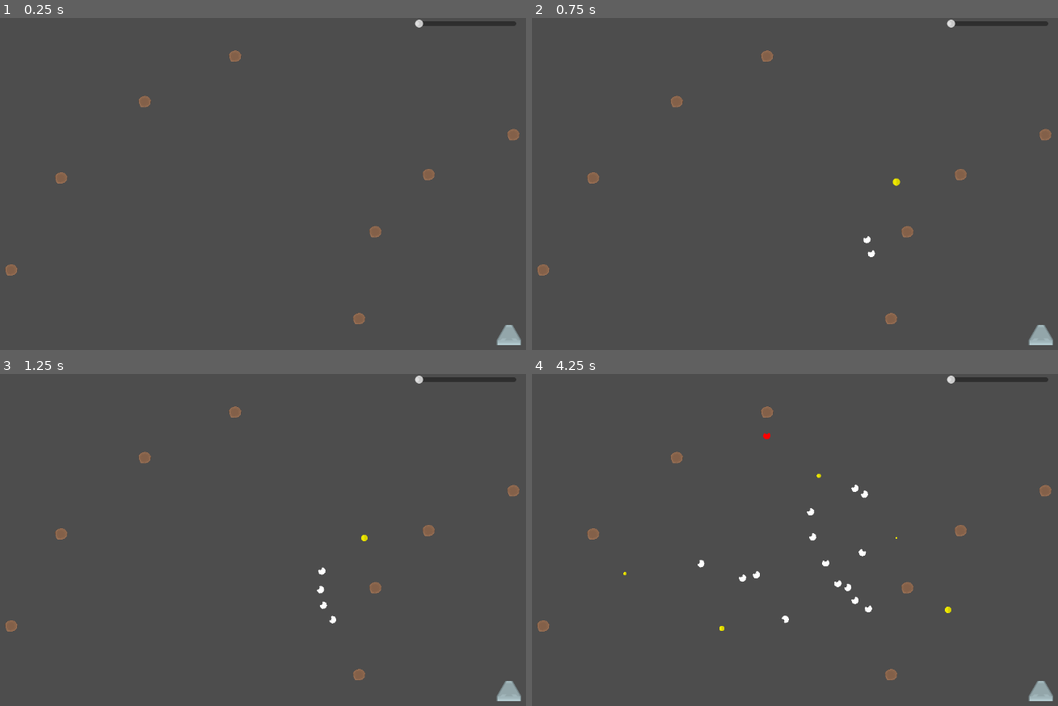
Above: before the commit, frames 1-4 (two rows, left to right).
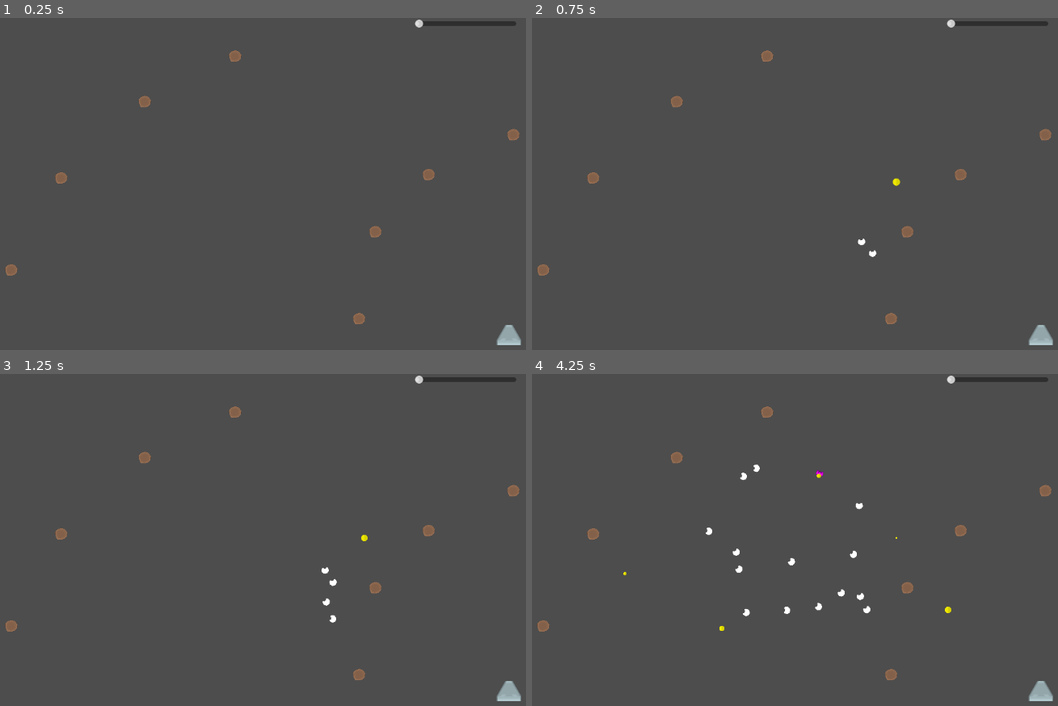
Above: after the commit, the same moments.

Repository: davidvgus/ants
Game: Godot game, scene res://Scenes/game.tscn
The game is run twice, just before and just after one commit, with the same random seed, the same clock (stepped at 60 frames per second) and the same inputs.
Inputs (mouse positions are in pixels of both pictures, inside the frame that each line leads up to):
- Up to frame 1 (0.25 s): no input
- Up to frame 2 (0.75 s): move the mouse to (894, 180) at 0.52 s; tap 2 at 0.6 s; click (894, 180) at 0.67 s
- Up to frame 3 (1.25 s): no input
- Up to frame 4 (4.25 s): move the mouse to (626, 573) at 1.27 s; tap 2 every 0.75 s from 1.35 to 3.6 s; click (626, 573) at 1.42 s; move the mouse to (821, 476) at 2.02 s; click (821, 476) at 2.17 s; move the mouse to (721, 629) at 2.77 s; click (721, 629) at 2.92 s; move the mouse to (947, 609) at 3.52 s; click (947, 609) at 3.67 s

Frame 1 is identical in both runs. In frame 2, less than 0.1% of the frame differs, in the area x 61-66%, y 65-73%; in frame 3, 0.1%; in frame 4, 0.7%, in the area x 31-65%, y 17-76%.

Commit message:
phermomones are not working

Diff:
--- a/Scenes/ant.tscn
+++ b/Scenes/ant.tscn
@@ -6,6 +6,7 @@
 [ext_resource type="Script" path="res://States/AntIdle.gd" id="4_wifeu"]
 [ext_resource type="Script" path="res://States/AntFollow.gd" id="5_va3jl"]
 [ext_resource type="Script" path="res://States/AntGoHome.gd" id="6_q1daf"]
+[ext_resource type="Script" path="res://States/AntInPheromone.gd" id="7_5giix"]
 
 [sub_resource type="CapsuleShape2D" id="CapsuleShape2D_ktgnw"]
 radius = 17.6667
@@ -16,6 +17,7 @@
 collision_layer = 2
 collision_mask = 20
 script = ExtResource("1_dchjr")
+random_move = true
 
 [node name="Sprite2D" type="Sprite2D" parent="."]
 rotation = -1.5708
@@ -42,3 +44,6 @@
 
 [node name="AntGoHome" type="Node" parent="StateMachine"]
 script = ExtResource("6_q1daf")
+
+[node name="AntInPheromone" type="Node" parent="StateMachine"]
+script = ExtResource("7_5giix")
--- a/Scenes/game.tscn
+++ b/Scenes/game.tscn
@@ -8,6 +8,7 @@
 [node name="Game" type="Node"]
 script = ExtResource("1_7c7od")
 create_ants = true
+max_ants = 200
 
 [node name="Home" parent="." instance=ExtResource("4_onc10")]
 position = Vector2(1087, 565)
@@ -21,27 +22,33 @@
 
 [node name="Food" parent="foods" instance=ExtResource("3_4uhpw")]
 position = Vector2(1095, 208)
+food_amout = 5
 
 [node name="Food2" parent="foods" instance=ExtResource("3_4uhpw")]
 position = Vector2(820, 536)
 
 [node name="Food3" parent="foods" instance=ExtResource("3_4uhpw")]
 position = Vector2(849, 381)
+food_amout = 5
 
 [node name="Food4" parent="foods" instance=ExtResource("3_4uhpw")]
 position = Vector2(944, 279)
+food_amout = 4
 
 [node name="Food5" parent="foods" instance=ExtResource("3_4uhpw")]
 position = Vector2(289, 285)
+food_amout = 1000
 
 [node name="Food6" parent="foods" instance=ExtResource("3_4uhpw")]
 position = Vector2(200, 449)
 
 [node name="Food7" parent="foods" instance=ExtResource("3_4uhpw")]
 position = Vector2(438, 149)
+food_amout = 20
 
 [node name="Food8" parent="foods" instance=ExtResource("3_4uhpw")]
 position = Vector2(599, 68)
+food_amout = 200
 
 [node name="pheremones" type="Node" parent="."]
 
--- a/Scripts/Food.gd
+++ b/Scripts/Food.gd
@@ -1,5 +1,6 @@
 #godot 4.2.2
 class_name Food extends Area2D
+@export var food_amout: int = 1
 
 signal ant_entered
 
@@ -7,10 +8,16 @@
 func _ready() -> void:
     connect("body_entered", Callable(self, "_on_body_entered"))
 
-# Called every frame. 'delta' is the elapsed time since the previous frame.
 func _process(delta: float) -> void:
-    pass
+    if food_amout <= 0:
+        #queue_free()
+        set_collision_layer_value(0, false) # Assuming it's on the first layer
+        set_collision_mask_value(0, false) # Assuming it affects the first layer
+        # Make the node invisible
+        visible = false
+        disconnect("body_entered", Callable(self, "_on_body_entered"))
 
 func _on_body_entered(body: Node) -> void:
     if body is Ant:
+        food_amout -= 1
         ant_entered.emit(body, self)
--- a/Scripts/StateMachine.gd
+++ b/Scripts/StateMachine.gd
@@ -10,7 +10,6 @@
         if child is State:
             states[child.name.to_lower()] = child
             child.transitioned.connect(on_child_transition)
-            #child._enter_tree()
 
     if initial_state:
         initial_state.Enter()
--- a/Scripts/ant.gd
+++ b/Scripts/ant.gd
@@ -3,13 +3,18 @@
 
 @onready var sprite := $Sprite2D
 @export var factor: float = 0.5
+@export var random_move: bool = false
 @onready var ant := $"."
 var path := []
 @onready var nav_point := preload ("res://Scenes/nav_point.tscn")
 @onready var pheromone := preload ("res://Scenes/pheromone.tscn")
 @onready var nozzle = $Sprite2D/Nozzle
+@onready var state_machine = $StateMachine
+@export var move_direction: Vector2 = Vector2.ZERO
 var ant_color = null
 #var move_direction = Vector2.ZERO
+var is_tasting: bool = false
+var current_pheromone: Pheromone = null
 
 var current_food_target = null
 var last_pheromone_position: Vector2 = Vector2.ZERO
@@ -38,6 +43,10 @@
     if sprite:
         sprite.modulate = Color(0, 1, 0, 1)
 
+func turn_purple():
+    if sprite:
+        sprite.modulate = Color(1, 0, 1, 1)
+
 func drop_nav_point():
     var new_nav_point = nav_point.instantiate()
     new_nav_point.global_position = nozzle.global_position
@@ -63,3 +72,24 @@
 func create_ant_path_color():
     var path_color = Color(randf(), randf(), randf())
     ant_color = path_color
+
+# Rotate 'current_direction' towards 'target_angle' by up to 'max_degrees_per_step'
+func rotate_towards_angle(current_direction: Vector2, target_angle: float, max_degrees_per_step: float) -> Vector2:
+    var current_angle = current_direction.angle()
+    var delta_angle = wrapf(target_angle - current_angle, -PI, PI) # Find the shortest rotation direction
+    var rotation_step = deg_to_rad(max_degrees_per_step)
+
+    # Clamp the rotation to the maximum step allowed
+    delta_angle = clamp(delta_angle, -rotation_step, rotation_step)
+
+    # Calculate the new direction
+    var new_direction = Vector2(cos(current_angle + delta_angle), sin(current_angle + delta_angle))
+    return new_direction.normalized()
+
+func tasted_pheromone(pheromone: Pheromone) -> void:
+    current_pheromone = pheromone
+    is_tasting = true
+
+func stopped_tasting_pheromone(pheromone: Pheromone) -> void:
+    current_pheromone = null
+    is_tasting = false
--- a/Scripts/game.gd
+++ b/Scripts/game.gd
@@ -2,6 +2,7 @@
 extends Node
 @export var create_ants: bool = false
 @export var ant_release_delay: float = 0.25
+@export var max_ants: int = 10
 var act: float = 0
 @onready var pheremones_node := $pheremones
 @onready var slider := $UI/Time
@@ -14,7 +15,7 @@
 
 func _process(delta: float) -> void:
     act += delta
-    if act > ant_release_delay&&create_ants:
+    if act > ant_release_delay&&create_ants&&$Ants.get_child_count() < max_ants:
         act = 0
         var ant_scene = load("res://Scenes/ant.tscn")
         var ant_instance = ant_scene.instantiate()
--- a/Scripts/pheromone.gd
+++ b/Scripts/pheromone.gd
@@ -6,13 +6,14 @@
 var strength: float = 50.0
 var evaporation_rate: float = 10.0
 const MIN_RADIUS: float = 0.1
-const MAX_RADIUS: float = 13.0
+const MAX_RADIUS: float = 10.0
 
 func _ready() -> void:
     add_to_group("pheromones")
     creation_time = Time.get_unix_time_from_system()
     connect("area_entered", Callable(self, "_on_Pheromone_area_entered"))
     connect("body_entered", Callable(self, "_on_body_entered"))
+    connect("body_exited", Callable(self, "_on_body_exited"))
 
 func _process(delta: float) -> void:
     strength -= evaporation_rate * delta
@@ -37,7 +38,11 @@
 
 func _on_body_entered(body: Node2D) -> void:
     if body is Ant:
-        #print("on_Pheromone_body_entered: antidle: inside pheromone area")
+        body.tasted_pheromone(self)
+        pass
+func _on_body_exited(body: Node2D) -> void:
+    if body is Ant:
+        body.stopped_tasting_pheromone(self)
         pass
 
 static func get_min_radius() -> float:
--- a/States/AntIdle.gd
+++ b/States/AntIdle.gd
@@ -2,30 +2,33 @@
 class_name AntIdle extends State
 
 @export var move_speed: float = 100.0
-@export var move_direction: Vector2 = Vector2.ZERO
+#@export var move_direction: Vector2 = Vector2.ZERO
 
 @onready var ant = self.get_parent().get_parent()
 @onready var food = get_node("/root/Game/Food")
 @onready var game = get_node("/root/Game")
+
 var wander_time: float = 0
 
 func randomize_wander():
-    if move_direction != Vector2.ZERO:
-        # Get the current direction's angle
-        var current_angle = move_direction.angle()
+    if ant.random_move:
+        if ant.move_direction != Vector2.ZERO:
+            # Get the current direction's angle
+            var current_angle = ant.move_direction.angle()
 
-        # Generate a random angle within a 180-degree arc (-90 to 90 degrees in radians)
-        var angle_offset = randf_range( - PI / 8, PI / 8)
+            # Generate a random angle within a 180-degree arc (-90 to 90 degrees in radians)
+            var angle_offset = randf_range( - PI / 8, PI / 8)
 
-        # Calculate the new direction by rotating the current direction by the random angle offset
-        move_direction = Vector2(cos(current_angle + angle_offset), sin(current_angle + angle_offset)).normalized()
-    else:
-        # If the current direction is Vector2.ZERO, just pick a random direction as before
-        move_direction = Vector2(randf_range( - 1, 1), randf_range( - 1, 1)).normalized()
+            # Calculate the new direction by rotating the current direction by the random angle offset
+            ant.move_direction = Vector2(cos(current_angle + angle_offset), sin(current_angle + angle_offset)).normalized()
+        else:
+            # If the current direction is Vector2.ZERO, just pick a random direction as before
+            ant.move_direction = Vector2(randf_range( - 1, 1), randf_range( - 1, 1)).normalized()
 
     #move_direction = Vector2(randf_range( - 1, 1), randf_range( - 1, 1)).normalized()
 
-    wander_time = randf_range(0.01, .1)
+    wander_time = randf_range(0.1, .5)
+
 func add_to_path():
     if !ant:
         return
@@ -42,14 +45,7 @@
 func Exit() -> void:
     pass
 
-func connect_to_pheromone(pheromone):
-    pheromone.connect("pheromone_entered", Callable(self, "_on_body_entered"))
-
 func Update(_delta: float) -> void:
-#    var pheromones = get_tree().get_nodes_in_group("pheromones")
-#    for pheromone in pheromones:
-#        if not is_connected("pheromone_entered", Callable(pheromone, "_on_body_entered")):
-#            connect_to_pheromone(pheromone)
     if wander_time > 0:
         wander_time -= _delta
     else:
@@ -62,6 +58,9 @@
 func Physics_Update(_delta: float) -> void:
 
     if ant:
+        if ant.is_tasting:
+            transitioned.emit(self, "AntInPheromone")
+            return
         ant.lighten_sprite()
         #ant.velocity = move_direction * move_speed
 
@@ -72,23 +71,23 @@
 
           # Adjust for horizontal screen bounds with buffer
         if ant.global_position.x < buffer:
-            move_direction.x = abs(move_direction.x) # Ensure positive direction
+            ant.move_direction.x = abs(ant.move_direction.x) # Ensure positive direction
             ant.global_position.x = buffer
         elif ant.global_position.x > screen_size.x - buffer:
-            move_direction.x = -abs(move_direction.x) # Ensure negative direction
+            ant.move_direction.x = -abs(ant.move_direction.x) # Ensure negative direction
             ant.global_position.x = screen_size.x - buffer
 
         # Adjust for vertical screen bounds with buffer
         if ant.global_position.y < buffer:
-            move_direction.y = abs(move_direction.y) # Ensure positive direction
+            ant.move_direction.y = abs(ant.move_direction.y) # Ensure positive direction
             ant.global_position.y = buffer
         elif ant.global_position.y > screen_size.y - buffer:
-            move_direction.y = -abs(move_direction.y) # Ensure negative direction
+            ant.move_direction.y = -abs(ant.move_direction.y) # Ensure negative direction
             ant.global_position.y = screen_size.y - buffer
 
         # Apply random direction after ensuring the ant is within bounds
         #move_direction += randomize_direction()
-        ant.velocity = move_direction.normalized() * move_speed
+        ant.velocity = ant.move_direction.normalized() * move_speed
 
     #move_and_slide(move_direction * move_speed)
     #var direction = (food.global_position - ant.global_position)
@@ -103,8 +102,3 @@
     if ant_body == ant:
         ant.current_food_target = food
         transitioned.emit(self, "AntFollow")
-
-func _on_body_entered(body: Node2D) -> void:
-    if body is Ant:
-        print("on_Pheromone_body_entered: antidle: inside pheromone area")
-        pass
--- /dev/null
+++ b/States/AntInPheromone.gd
@@ -0,0 +1,31 @@
+#godot 4.2.2
+class_name AntInPheromone extends State
+
+@export var move_speed: float = 100.0
+#@export var move_direction: Vector2 = Vector2.ZERO
+
+@onready var ant = self.get_parent().get_parent()
+@onready var game = get_node("/root/Game")
+@onready var pheromone = null
+
+func Enter() -> void:
+    pass
+
+func Exit() -> void:
+    pass
+
+func Update(_delta: float) -> void:
+    ant.turn_purple()
+    pheromone = ant.current_pheromone
+
+    if pheromone:
+        print("AntInPheromone: pheremone is there and ant is there")
+        ant.move_direction = (pheromone.global_position - ant.global_position).normalized()
+
+        ant.velocity = ant.move_direction * move_speed
+        ant.current_pheromone = null
+    else:
+        transitioned.emit(self, "AntIdle")
+
+func Physics_Update(_delta: float) -> void:
+    pass
Not shown: 1 places in Scenes/ant.tscn that only renumber resources
